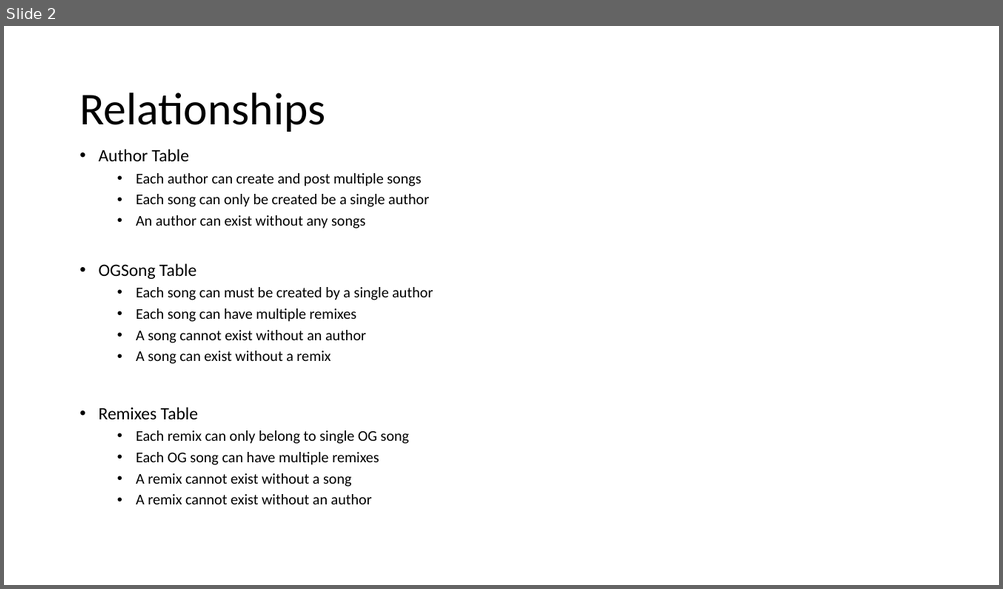
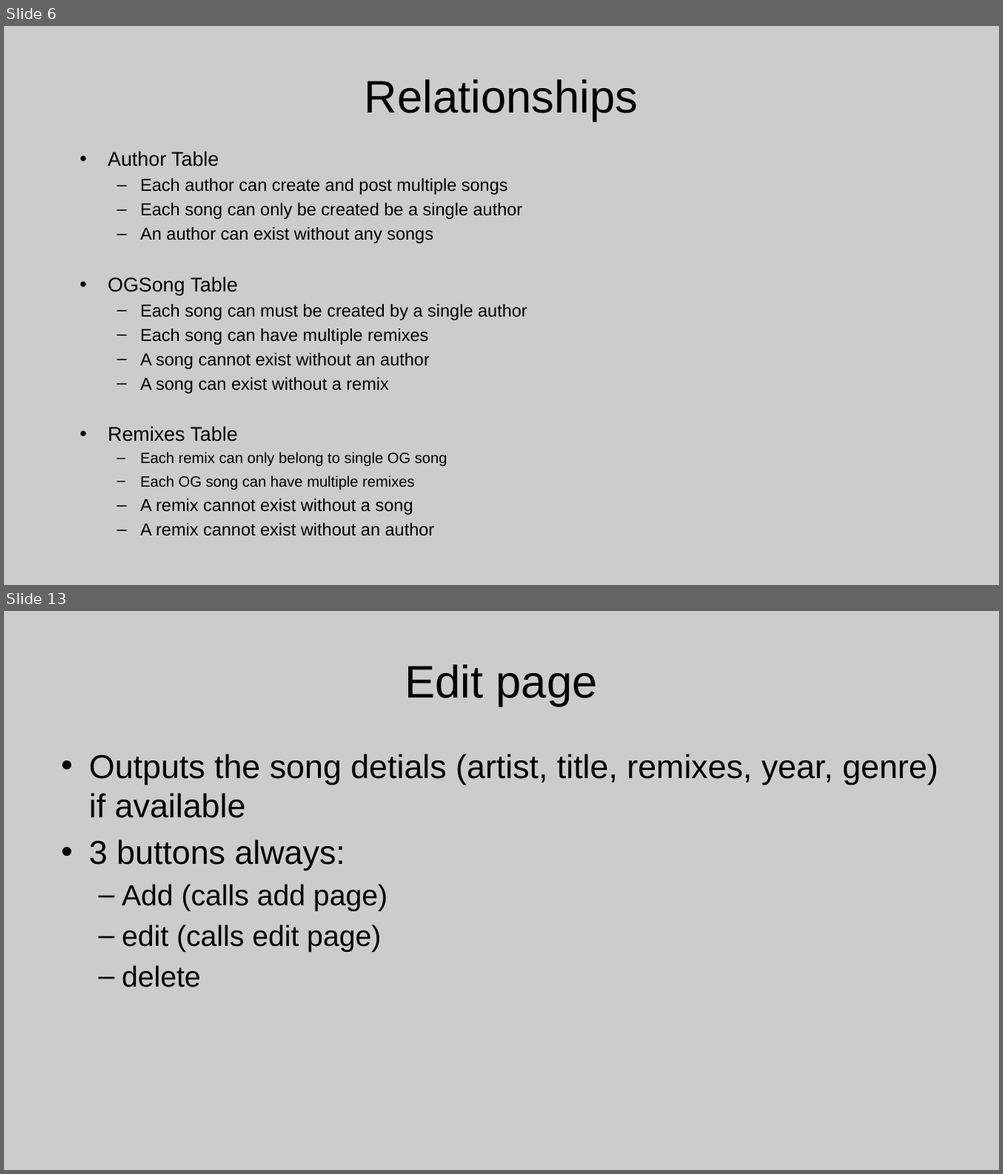
Before and after one commit to BenjieA/Music-Index-Flask-2020, a slide deck: ERDiagram.pptx. Shown one above the other, each under a label of ours: slide 2 before the commit, slides 6 and 13 after it; the slides between them are not shown. The pictures are 1003x589 and 1003x1174 pixels, drawn with LibreOffice and Linux fonts; fonts in the diff are those of the drawing. Boxes give left, top, right and bottom in pixels: in the first picture for what was removed or moved away, otherwise in the second. Text is boxed around its words. In the diff, an @@ line names an element or a change of style, - is before the commit and + after.

```diff
--- a/ERDiagram.pptx
+++ b/ERDiagram.pptx
@@ slide 13 added at bbox=[4, 611, 999, 1170], background #CCCCCC @@
@@ title added at bbox=[405, 664, 597, 706], 44 pt, text #000000 @@
+Edit page
@@ text added at bbox=[89, 754, 938, 988], 32 pt, text #000000 @@
+• Outputs the song detials (artist, title, remixes, year, genre) if available
+• 3 buttons always:
+  – Add (calls add page)
+  – edit (calls edit page)
+  – delete
@@ what was slide 2 is now slide 6 @@
@@ slide 6 changed as well @@
@@ background #FFFFFF to #CCCCCC @@
@@ title "Relationships": place and size @@
-title "Relationships" at bbox=[79, 93, 325, 132]
+title "Relationships" at bbox=[364, 79, 638, 121]
@@ title "Relationships" at bbox=[364, 79, 638, 121]: font Calibri to Arial; alignment left to centre; line spacing 0.9 to 1 @@
@@ text "Author Table" at bbox=[108, 151, 527, 537]: size 16.8 to 19.2 pt in "Author Table", "OGSong Table", "Remixes Table"; font Calibri to Arial; size 14.4 to 16.8 pt in "Each author can create and post multiple ...", "Each song can only be created be ...", "An author can exist without any songs", "Each song can must be created by ..." and 5 more places; indent changed; line spacing 0.9 to 1; less space between paragraphs; bullet • to – @@
```
Also in this commit, not shown: 2 other slides changed, 11 other slides added, 1 slide removed.
